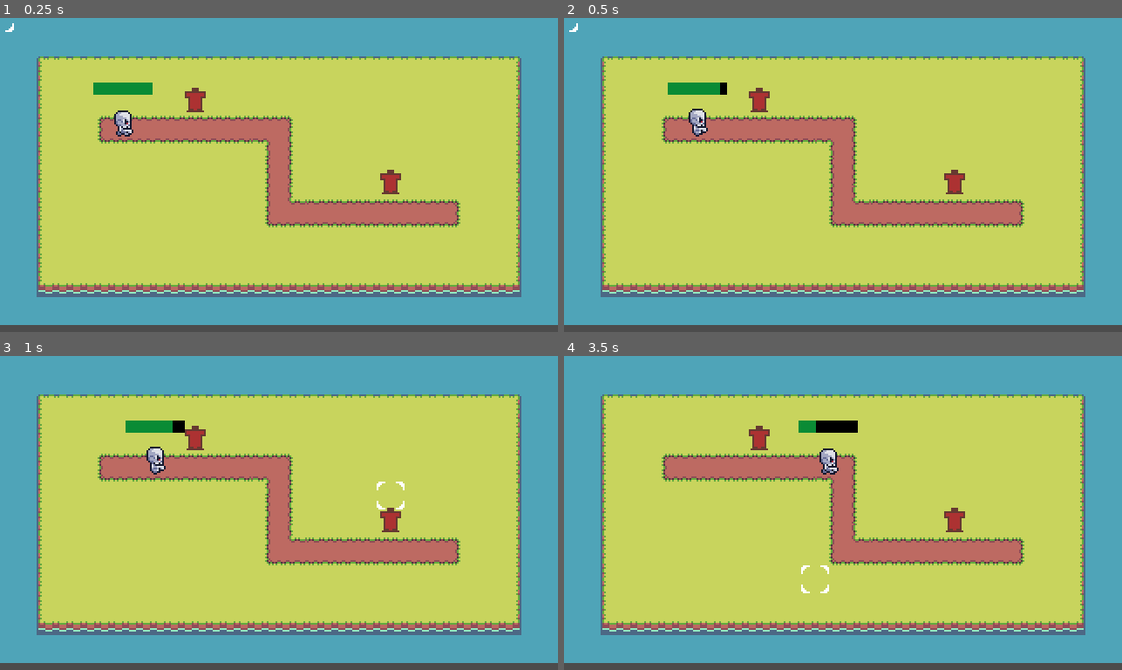
Above: before the commit, frames 1-4 (two rows, left to right).
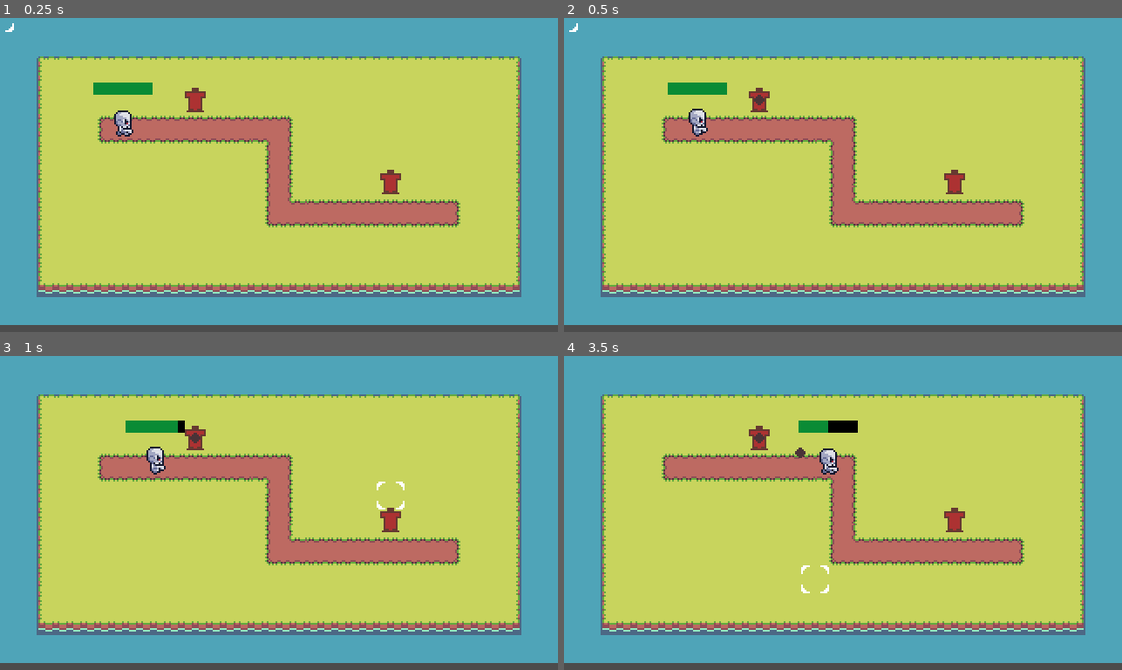
Above: after the commit, the same moments.

Repository: clbagrat/AmmoTD
Game: Godot game, scene res://main.tscn
Two runs of this game, one before a commit and one after it. Both use one fixed random seed, a clock stepped at 60 frames per second and the inputs below.
Inputs (mouse positions are in pixels of both pictures, inside the frame that each line leads up to):
- Up to frame 1 (0.25 s): no input
- Up to frame 2 (0.5 s): no input
- Up to frame 3 (1 s): move the mouse to (401, 497) at 0.52 s
- Up to frame 4 (3.5 s): move the mouse to (731, 528) at 1.27 s; move the mouse to (898, 443) at 2.02 s; move the mouse to (815, 575) at 2.77 s

Frame 1 is identical in both runs. In frame 2, less than 0.1% of the frame differs, in the area x 27-36%, y 20-28%; in frame 3, less than 0.1%; in frame 4, 0.2%, in the area x 34-48%, y 20-33%.

Commit message:
tower can shoot projectiles

Diff:
--- a/Skeleton/Skeleton.tscn
+++ b/Skeleton/Skeleton.tscn
@@ -136,7 +136,7 @@
 vframes = 4
 script = ExtResource( 2 )
 
-[node name="KinematicBody2D" type="KinematicBody2D" parent="."]
+[node name="KinematicBody2D" type="KinematicBody2D" parent="." groups=["enemy"]]
 
 [node name="CollisionShape2D" type="CollisionShape2D" parent="KinematicBody2D" groups=["enemy"]]
 position = Vector2( 0, 4 )
--- /dev/null
+++ b/Tower/Bullet.gd
@@ -0,0 +1,20 @@
+extends Node2D
+
+
+export var speed = 10;
+
+signal target_reached(body)
+
+var current_target;
+
+func set_target(target):
+	current_target = target;
+
+func _physics_process(delta):
+	if (is_instance_valid(current_target)):
+		global_position = (current_target.global_position - global_position).normalized() * speed * delta + global_position
+
+
+func _on_Area2D_body_entered(body:Node):
+	emit_signal("target_reached", body);
+	queue_free()
--- /dev/null
+++ b/Tower/Bullet.tscn
@@ -0,0 +1,19 @@
+[gd_scene load_steps=4 format=2]
+
+[ext_resource path="res://Tower/Bullet.gd" type="Script" id=1]
+[ext_resource path="res://Tower/bullet.png" type="Texture" id=2]
+
+[sub_resource type="CircleShape2D" id=1]
+radius = 3.0
+
+[node name="Area2D" type="Area2D"]
+script = ExtResource( 1 )
+speed = 50
+
+[node name="CollisionShape2D" type="CollisionShape2D" parent="."]
+shape = SubResource( 1 )
+
+[node name="Sprite" type="Sprite" parent="."]
+texture = ExtResource( 2 )
+
+[connection signal="body_entered" from="." to="." method="_on_Area2D_body_entered"]
--- a/Tower/Tower.gd
+++ b/Tower/Tower.gd
@@ -3,11 +3,14 @@
 export var cooldown = 0.5;
 export var damage = 10;
 
+const BulletPath = preload("res://Tower/Bullet.tscn")
+
 var target_alive_creature;
 
 func _on_Area2D_body_entered(body:Node):
-	target_alive_creature = body.get_parent().get_node("AliveCreature");
-	target_alive_creature.connect("died", self, "_on_target_died");
+	if (body.is_in_group("enemy")):
+		target_alive_creature = body.get_parent().get_node("AliveCreature");
+		target_alive_creature.connect("died", self, "_on_target_died");
 
 
 
@@ -15,6 +18,9 @@
 	if(is_instance_valid(target_alive_creature)):
 		target_alive_creature.disconnect("died", self, "_on_target_died");
 		target_alive_creature = null;
+
+func _on_target_reached(body:Node):
+	body.get_parent().get_node("AliveCreature").apply_damage(damage)
 
 func _on_target_died():
 	target_alive_creature = null;
@@ -26,4 +32,8 @@
 	time_passed += delta;
 	if (target_alive_creature && (time_passed-last_hit_time) > cooldown):
 		last_hit_time = time_passed
-		target_alive_creature.apply_damage(damage)
+		var bullet = BulletPath.instance();
+		bullet.position = self.position;
+		bullet.set_target(target_alive_creature)
+		bullet.connect("target_reached", self, "_on_target_reached")
+		get_parent().add_child(bullet)
--- a/main.tscn
+++ b/main.tscn
@@ -1,12 +1,14 @@
-[gd_scene load_steps=6 format=2]
+[gd_scene load_steps=7 format=2]
 
 [ext_resource path="res://World/Maps/Map1.tscn" type="PackedScene" id=1]
 [ext_resource path="res://Skeleton/Skeleton.tscn" type="PackedScene" id=2]
 [ext_resource path="res://Logic/PathFollower.gd" type="Script" id=3]
 [ext_resource path="res://UI/InGameCursor.tscn" type="PackedScene" id=4]
 [ext_resource path="res://Tower/Tower.tscn" type="PackedScene" id=5]
+[ext_resource path="res://Tower/Bullet.gd" type="Script" id=6]
 
 [node name="Node2D" type="Node2D"]
+script = ExtResource( 6 )
 
 [node name="Node2D" parent="." instance=ExtResource( 1 )]
 
@@ -20,6 +22,7 @@
 [node name="SkelIdleV2" parent="Node2D/Path/Path2D/PathFollow2D" instance=ExtResource( 2 )]
 
 [node name="Cursor" parent="Node2D" instance=ExtResource( 4 )]
+position = Vector2( 16, 17 )
 
 [node name="Tower2" parent="." instance=ExtResource( 5 )]
 position = Vector2( 224, 94 )
Binary file added: Tower/bullet.png
Not shown, added: Tower/bullet.png.import
Not shown, added: export_presets.cfg
Not shown, changed: README.md
